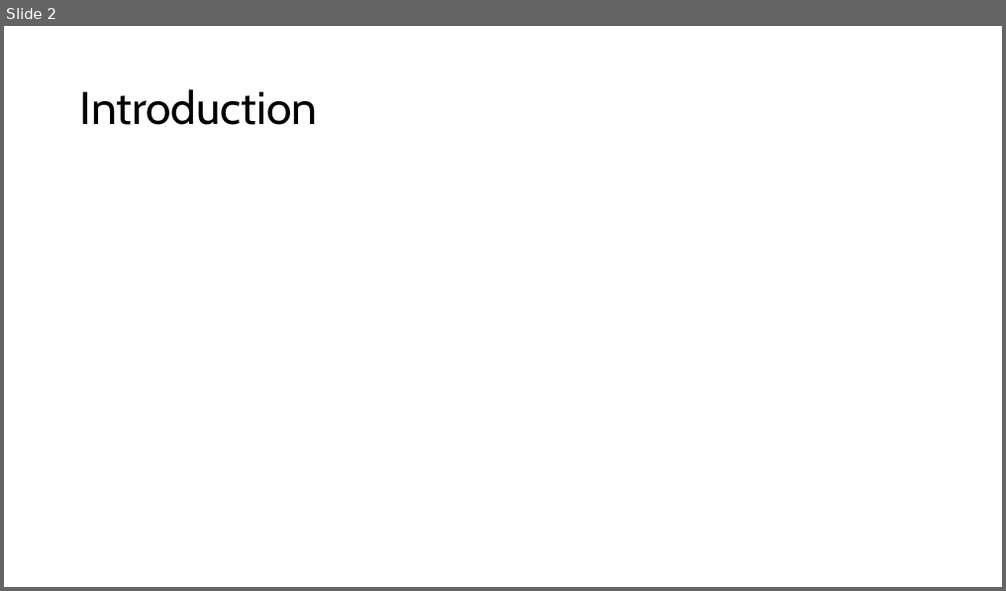
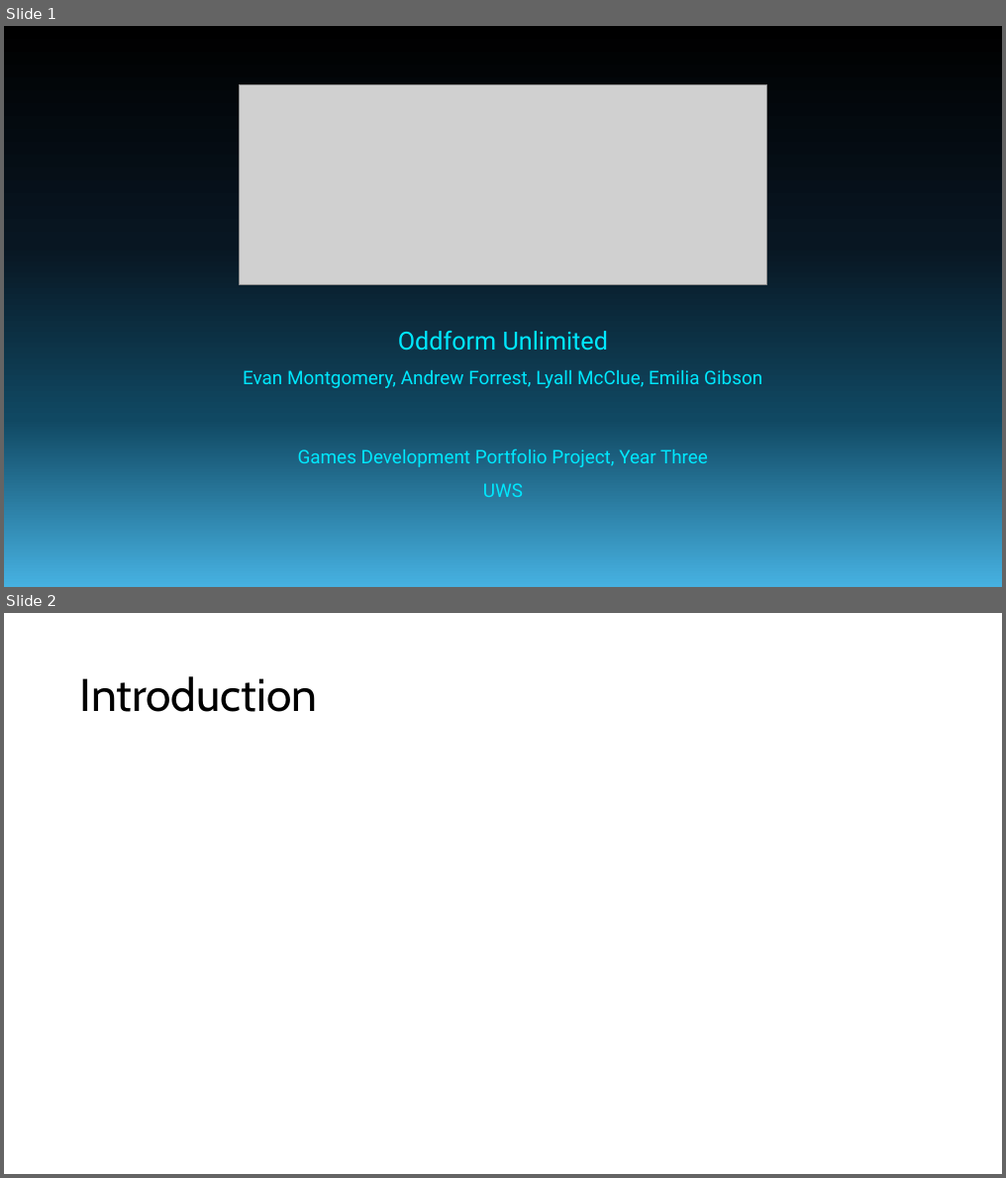
Before and after one commit to forrest10101/Portfolio-Platformer, a slide deck: TechnoSprint Pitch Presentation.pptx. Shown one above the other, each under a label of ours: slide 2 before the commit, slides 1 and 2 after it. The pictures are 1006x591 and 1006x1178 pixels, drawn with LibreOffice and Linux fonts; fonts in the diff are those of the drawing; grey boxes stand for pictures. Boxes give left, top, right and bottom in pixels: in the first picture for what was removed or moved away, otherwise in the second. Text is boxed around its words. In the diff, an @@ line names an element or a change of style, - is before the commit and + after.

Commit message:
Commit 11/11/2026
Update to GDD and powerpoint

```diff
--- a/TechnoSprint Pitch Presentation.pptx
+++ b/TechnoSprint Pitch Presentation.pptx
@@ slide 1 added at <box>4,26,1002,587</box>, background gradient #000000 to #081622 to #104862 to #46B1E1 @@
@@ picture added at <box>239,85,767,284</box> @@
@@ text added at <box>243,331,762,497</box>, 18 pt, text gradient #00E8FE to #04B4C6 @@
+Oddform Unlimited
+Evan Montgomery, Andrew Forrest, Lyall McClue, Emilia Gibson
+Games Development Portfolio Project, Year Three
+UWS
```
Also in this commit, not shown: 1 slide removed, 1 other file.
